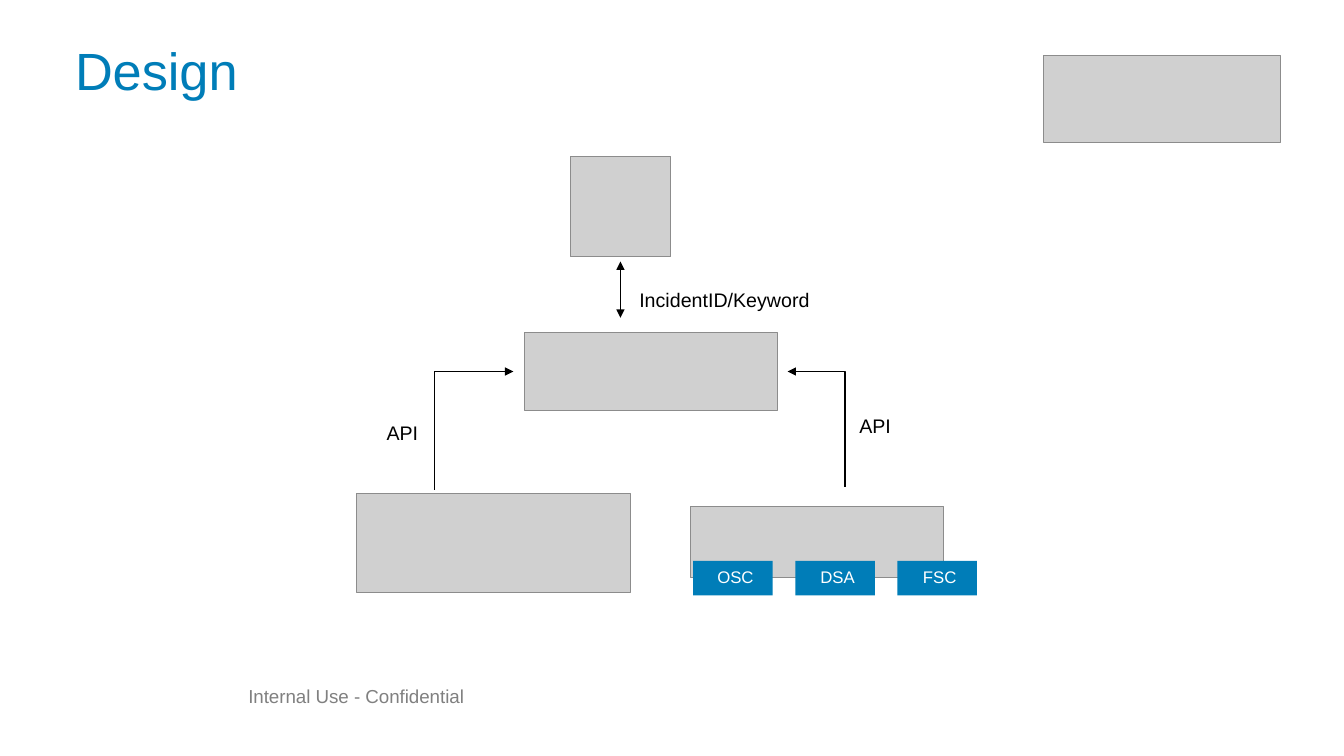
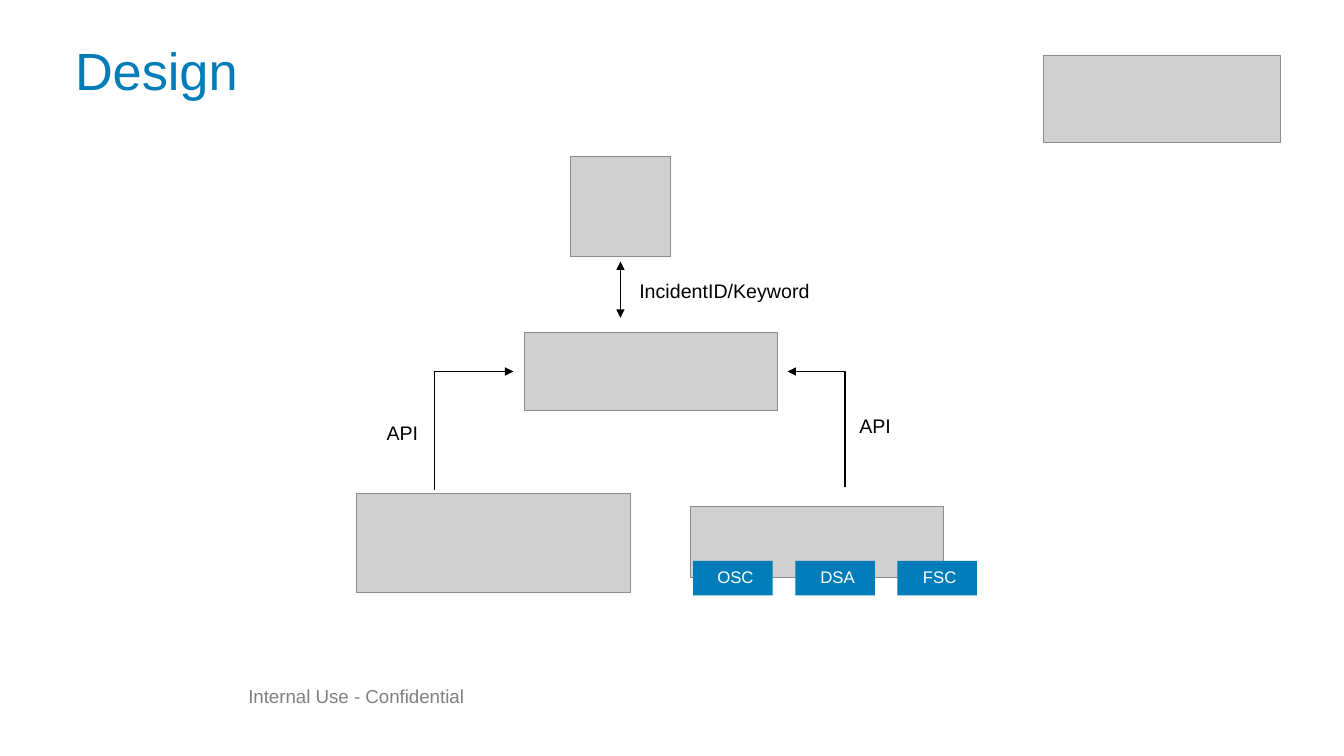
Before and after one commit to jisasebastine/Oscar, a slide deck: slide 6 of elasticsearch/Oscar_INCyclopedia_RR_2019.pptx. Drawn at 1344x756 pixels with LibreOffice and Linux fonts; fonts in the diff are those of the drawing; grey boxes stand for pictures; background and template pictures are left out. Boxes give left, top, right and bottom in pixels: in the first picture for what was removed or moved away, otherwise in the second. Text is boxed around its words. In the diff, an @@ line names an element or a change of style, - is before the commit and + after.

```diff
--- a/elasticsearch/Oscar_INCyclopedia_RR_2019.pptx
+++ b/elasticsearch/Oscar_INCyclopedia_RR_2019.pptx
@@ text "IncidentID/Keyword": place and size @@
-text "IncidentID/Keyword" at [639, 292, 809, 311]
+text "IncidentID/Keyword" at [639, 283, 809, 302]
```
Also in this commit, not shown: 4 other slides changed, 1 slide added, 6 other files.
